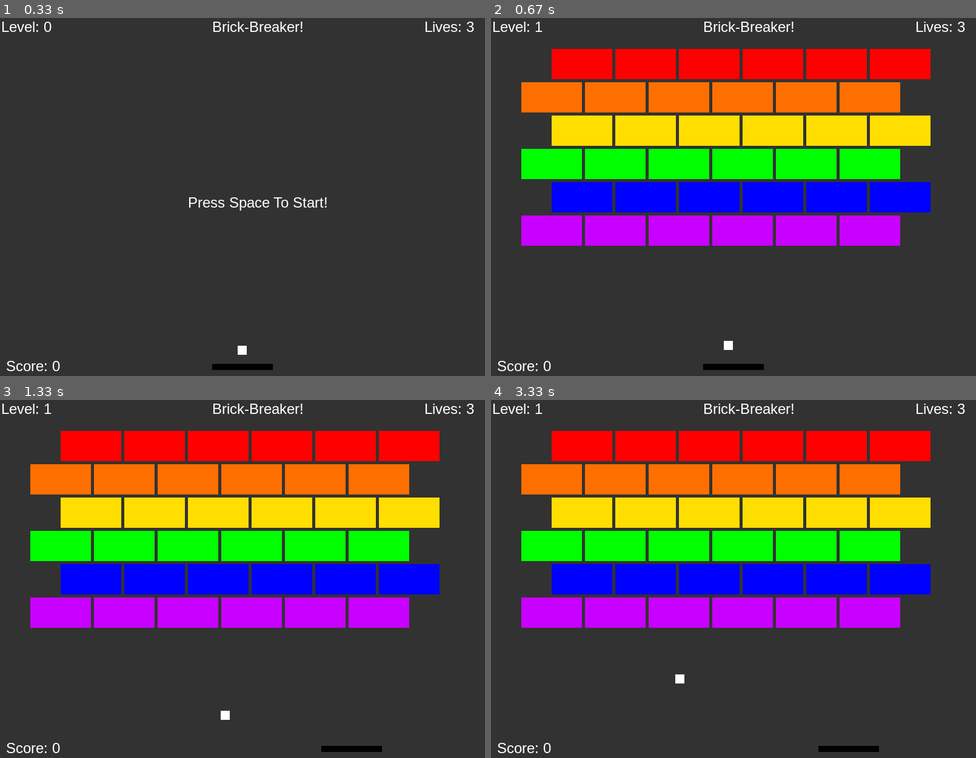
Above: before the commit, frames 1-4 (two rows, left to right).
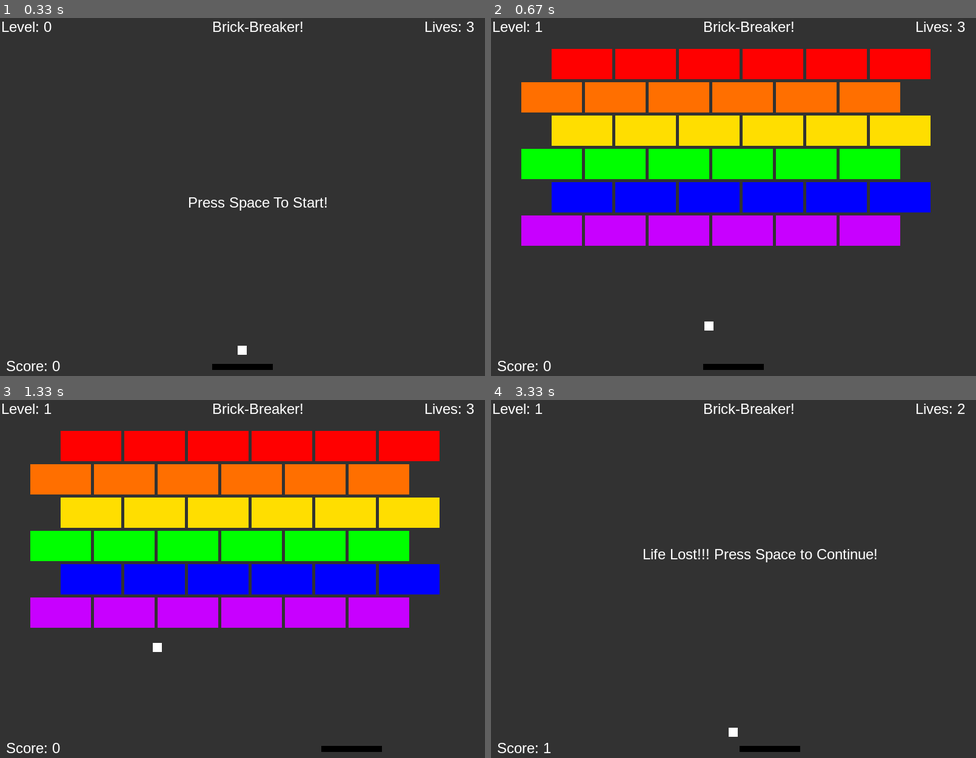
Above: after the commit, the same moments.

Repository: ShaishavShah04/PygameBrickBreaker
Game: pygame game, started from engine.py
The game is run twice, just before and just after one commit, with the same random seed, the same clock (stepped at 60 frames per second) and the same inputs.
Inputs:
- Up to frame 1 (0.33 s): no input
- Up to frame 2 (0.67 s): tap Space at 0.33 s
- Up to frame 3 (1.33 s): hold D 0.67-1.13 s; hold D from 1.17 s (still down)
- Up to frame 4 (3.33 s): release D at 1.63 s; hold A 1.67-2.2 s; hold A 2.23-2.63 s; hold D 2.67-3.3 s

Frame 1 is identical in both runs. In frame 2, 0.1% of the frame differs, in the area x 44-50%, y 84-93%; in frame 3, 0.1%; in frame 4, 39%, in the area x 6-98%, y 1-99%.

Commit message:
Added infintie levels, and worked on bouncing off paddle...Also added more comments

Diff:
--- a/block_ball_paddle.py
+++ b/block_ball_paddle.py
@@ -1,8 +1,13 @@
 # 2020 - 05 - 25
 # Shaishav Shah
+
+"""
+Classes for block, paddle, and ball
+"""
+
 from window import Window
 from sprite import Sprite
-import pygame
+from pygame import K_d, K_a, K_s, K_w, K_SPACE
 from loader import GREEN
 from random import randrange
 
@@ -10,85 +15,72 @@
     def __init__(self,window,height,width):
         Sprite.__init__(self,window)
         self.setDimensions(width,height)
-        self.hit = False
+        self.hit = False # Variable to see if it is hit or not
 
     # -- Modify Method
-    def blockmoves(self, level,direction):
+    def blockmoves(self, level,direction): # For the shake effect in level 2
         if level > 1:
-            self.setPOS(self.getX()+(direction*3), self.getY())
+            self.setPOS(self.getX()+(direction*2), self.getY())
+
+        """
+        def checkCollision(self,ball):
+            if self.sprite.get_rect(x=self.x, y=self.y).colliderect(ball.getSprite().get_rect(x=ball.getX(), y=ball.getY())):
+                self.hit = True
+                print(ball.getX(),self.getX(),self.getX()+self.getWidth())
+                # Border Find
+                if self.getX()+5 >= ball.getX() >= (self.getX() - 10): # Left edge
+                    print('l')
+                    return 1
+                elif (self.getX()+self.getWidth()-10) <= ball.getX() <= (self.getX()+self.getWidth()+5): # Right edge
+                    print('r')
+                    return 1
+                else:
+                    print("Top/bottom")
+                    return 2
+        """ # Old collisions
 
     def checkCollision(self,ball):
-        if self.sprite.get_rect(x=self.x, y=self.y).colliderect(ball.getSprite().get_rect(x=ball.getX(), y=ball.getY())):
-            self.hit = True
-            print(ball.getX(),self.getX(),self.getX()+self.getWidth())
-            # Border Find
-            if self.getX()+5 >= ball.getX() >= (self.getX() - 10): # Left edge
-                print('l')
-                return 1
-            elif (self.getX()+self.getWidth()-10) <= ball.getX() <= (self.getX()+self.getWidth()+5): # Right edge
-                print('r')
-                return 1
-            else:
-                print("Top/bottom")
-                return 2
-
-    def checkCollision2(self,ball):
-
 
         # Collisions
         if self.getRect().colliderect(ball.getRect()): # If any overlap between block and ball
-
+            self.hit = True # Set block to disappear
             # Variables inside if-statement to save memory
             t_l = (ball.getX(), ball.getY())  # Top left corner
             t_r = (ball.getX() + ball.getWidth(), ball.getY())
             b_r = (ball.getX() + ball.getWidth(), ball.getY() + ball.getHeight())
             b_l = (ball.getX(), ball.getY() + ball.getHeight())
             # Collision testing
+
             if t_l[0] >= (self.getX() + self.getWidth() - 5) and b_l[0] >= (self.getX() + self.getWidth() - 5) and t_l[1] <= (self.getY()+ self.getHeight()+5) and b_l[1] >= (self.getY() - 5): # Left edge collision
-                print("Left")
-                return 1
+                return 1 # Left
             elif t_r[0] <= (self.getX()+5) and b_r[0] <= (self.getX()+5) and t_r[1] <= (self.getY()+ self.getHeight()+5) and b_r[1] >= (self.getY() - 5):
-                print("Right")
-                return 1
+                return 1 # Right
             else:
-                print("Top or bottom")
-                return 2
-
-
-
-
-
-
-
-
-
-
-
-
+                return 2 # Top/Bottom
 
     # -- Getter Method
     def checkHit(self):
         return self.hit
-
 
 
 class Ball(Sprite):
     def __init__(self,window,size):
         Sprite.__init__(self,window)
         self.setDimensions(size,size)
-        self.dirX = randrange(-1,2,2)
+        self.dirX = randrange(-1,2,2) # Randomize direction
         self.dirY = randrange(-1,2,2)
-        self.speed = 1
-
-    def moveWASD(self,keypresses):
-        if keypresses[pygame.K_d] == 1:
+        self.speed = 5
+
+
+    def moveWASD(self,keypresses): # USED for testing
+        if keypresses[K_d] == 1:
             self.x += self.speed
-        if keypresses[pygame.K_a] == 1:
+        if keypresses[K_a] == 1:
             self.x -= self.speed
 
-        if keypresses[pygame.K_w] == 1:
+        if keypresses[K_w] == 1:
             self.y -= self.speed
-        if keypresses[pygame.K_s] == 1:
+        if keypresses[K_s] == 1:
             self.y += self.speed
 
         # chk x
@@ -104,31 +96,9 @@
             self.y = 0
         self.pos = (self.x, self.y)
 
-    def bounceEverywhere(self, frame):
-        self.x += self.DirX * self.spd
-        self.y += self.DirY * self.spd
-        #
-        if self.x > frame.GetVW() - self.width:
-            self.x = frame.GetVW() - self.width
-            self.DirX = -1
-        elif self.x < 0:
-            self.x = 0
-            self.DirX = 1
-        #
-        if self.y > frame.GetVH() - self.height:
-            self.y = frame.GetVH() - self.height
-            self.DirY = -1
-        elif self.y < 0:
-            self.y = 0
-            self.DirY = 1
-        #
-        self.pos = (self.x, self.y)
-
-
-
-
-    def bouncearound(self,bounce):
-
+
+    def bouncearound(self,bounce): # Standard bouncing around function... nothing interesting
+                                    # Bounce is returned to indicate whether ball has touched floor or not
         self.x += self.speed * self.dirX
         self.y += self.speed * self.dirY
 
@@ -142,13 +112,14 @@
         if self.y > self.window.getHeight() - self.height:
             self.y = self.window.getHeight() - self.height
             self.dirY = -1
-            return -1
+            return -1 # Look at description above
+
         elif self.y < 0:
             self.y = 0
             self.dirY = 1
         #
         self.pos = (self.x, self.y)
-        return bounce
+        return bounce # Bounce explained above
 
     def bouncehorizontal(self):
         self.dirX *= -1
@@ -156,14 +127,14 @@
     def bouncevertical(self):
         self.dirY *= -1
 
-    def bounceboth(self):
+    def bounceboth(self): # May implement for corners... But I think it would make it look bad... and the chances of ball hitting the corner exactly are small
         self.bouncevertical()
         self.bouncehorizontal()
 
-    def setmiddle(self):
+    def setmiddle(self): # For restarts / new level / life lost
         self.setPOS(self.window.getWidth()/2 - self.getWidth()/2 , 550)
 
-    def randomdirection(self):
+    def randomdirection(self): # After restart
         self.dirX = randrange(-1, 2, 2) # Either Left or Right
         self.dirY = -1
 
@@ -176,11 +147,11 @@
 
     # -- Modify Methods
 
-    def move(self,keys):
-
-        if keys[pygame.K_d] == 1:
+    def move(self,keys): # Only left / Right movement
+
+        if keys[K_d] == 1:
             self.x += self.speed
-        if keys[pygame.K_a] == 1:
+        if keys[K_a] == 1:
             self.x -= self.speed
 
         if self.x > self.window.getWidth() - self.sprite.get_rect().width:
@@ -191,8 +162,17 @@
         self.pos = (self.x, self.y)
 
     def checkCollision(self,ball):
-        return self.sprite.get_rect(x=self.x, y=self.y).colliderect(ball.getSprite().get_rect(x=ball.getX(), y=ball.getY()))
-
+        if self.sprite.get_rect(x=self.x, y=self.y).colliderect(ball.getSprite().get_rect(x=ball.getX(), y=ball.getY())):
+            #
+            b_r = (ball.getX() + ball.getWidth(), ball.getY() + ball.getHeight())
+            b_l = (ball.getX(), ball.getY() + ball.getHeight())
+            #
+            if b_l[0] <= (self.getX()+self.getWidth()) and b_r[0] >= self.getX():
+                return 1
+            else:
+                return 2
+        else:
+            return 0
 
 
 
@@ -217,7 +197,7 @@
         ball.moveWASD(window.getKeys())
         #bounce = ball.bouncearound(bounce)
         if not block.hit:
-            block.checkCollision2(ball)
+            block.checkCollision(ball)
             if block.hit:
                 if bounce == 1:
                     ball.bouncehorizontal()
--- a/engine.py
+++ b/engine.py
@@ -3,7 +3,6 @@
 """
 Engine for gluing all the things togather... This will also incorporate levels
 """
-from typing import List
 
 from window import Window
 from block_ball_paddle import Block, Ball, Paddle
@@ -32,6 +31,8 @@
         self.nextlevel = Text("Press Space for next level",self.window)
         self.nextlevel.setPOS(self.window.getWidth()/2 - self.nextlevel.getWidth() , self.window.getHeight() - (2*self.nextlevel.getHeight()))
         # Creating Blocks
+        self.createblocks()
+        """
         for i in range(6):
             for j in range(6):
                 temp_starting_array = [100, 50]
@@ -39,8 +40,9 @@
                 self.onscreen.append(Block(self.window,50,100))
                 self.onscreen[-1].setPOS(temp_starting + (j * 105) ,60 + (i*55))
                 self.onscreen[-1].setColor(blockcolors[i])
+        """
         # Back up array with blocks
-        self.array_backup = self.onscreen[:]
+        # self.array_backup = self.onscreen.copy()
         # Creating sprites
         self.ball = Ball(self.window, 15)
         self.ball.setmiddle() # setting ball in starting spot
@@ -53,12 +55,21 @@
     def intro(self):
         if self.chkspace(self.window.getKeys()):
             self.misc.pop()
-            self.level.addtoValue()
+            self.level.add_to_Value()
+
+    def createblocks(self):
+        for i in range(6):
+            for j in range(6):
+                temp_starting_array = [100, 50]
+                temp_starting = temp_starting_array[i%2]
+                self.onscreen.append(Block(self.window,50,100))
+                self.onscreen[-1].setPOS(temp_starting + (j * 105) ,60 + (i*55))
+                self.onscreen[-1].setColor(blockcolors[i])
 
     def run(self):
         ## Var
         halt = False
-        max_move = 5
+        max_move = 15
         move = [-1,1]
         next_level = False
         while True:
@@ -80,7 +91,10 @@
                         self.ball.randomdirection()
                         self.misc = [self.ball, self.player, self.title, self.level,self.score,self.lives]
                         halt = False
+
                 elif next_level:
+                    self.player.setDimensions(100 - (20*self.level.getvalue()),10)
+                    self.player.setPOS(self.window.getWidth() / 2 - self.player.getWidth() / 2, self.window.getHeight() - (2 * self.player.getHeight()))
                     self.misc = [self.ball, self.player, self.title, self.level,self.score,self.lives, self.nextlevel]
                     if self.chkspace(self.window.getKeys()):
                         self.ball.randomdirection()
@@ -90,13 +104,13 @@
                     # Move blocks around for level 2
                     if self.level.getvalue() >= 2:
                         for block in self.onscreen:
-                            block.blockmoves(self.level.getvalue(),move[(max_move//10)%2])
+                            block.blockmoves(self.level.getvalue(),move[(max_move//30)%2])
                         max_move += 1
 
                     # Bounce and checking for losing a life
                     bounce = self.ball.bouncearound(bounce)
                     if bounce == -1:
-                        self.lives.removefromValue()
+                        self.lives.remove_from_Value()
                         if self.lives.getvalue() == 0:
                             continue
                         self.ball.setmiddle()
@@ -105,9 +119,9 @@
 
 
                     for block in self.onscreen:
-                        bounce = block.checkCollision2(self.ball)
+                        bounce = block.checkCollision(self.ball)
                         if block.hit:
-                            self.score.addtoValue()
+                            self.score.add_to_Value()
                             if bounce == 1:
                                 self.ball.bouncehorizontal()
                             elif bounce == 2:
@@ -118,8 +132,8 @@
                             self.onscreen.remove(block)
 
                     if len(self.onscreen) == 0: #
-                        self.level.addtoValue()
-                        self.onscreen = self.array_backup
+                        self.level.add_to_Value()
+                        self.createblocks()
                         for block in self.onscreen:
                             block.hit = False
                             self.ball.setmiddle()
@@ -127,8 +141,11 @@
                         continue
 
                     self.player.move(self.window.getKeys())
-                    if self.player.checkCollision(self.ball):
+
+                    if 1 == self.player.checkCollision(self.ball): # Hits the top flat surface of paddle
                         self.ball.bouncevertical()
+                    elif 2 == self.player.checkCollision(self.ball): # Hits the side of paddle... So technically doesnt bounce ball back up... Will lose a life
+                        self.ball.bouncehorizontal()
 
 
             # Outputs
--- /dev/null
+++ b/main.py
@@ -0,0 +1,13 @@
+# 2020 - 05 - 29
+# Shaishav Shah
+# Brick - Breaker
+
+"""
+Run Brick Breaker from here:
+"""
+from engine import Game
+from pygame import init
+if __name__ == "__main__":
+    init()
+    game =  Game()
+    game.run()
--- a/sprite.py
+++ b/sprite.py
@@ -7,7 +7,7 @@
 
 class Sprite:
 
-    def __init__(self,window,x = 0, y = 0,color = (255,255,255)):
+    def __init__(self,window,x = 0, y = 0,color = (255,255,255)): # Default white color
         self.width = 100
         self.height = 100
         self.dimensions = (self.width,self.height)
@@ -24,7 +24,7 @@
     def updateSprite(self):
         self.dimensions = (self.width, self.height)
         self.sprite = Surface(self.dimensions, SRCALPHA, 32)
-        self.sprite.fill(self.color)
+        self.sprite.fill(self.color) # For color
 
     def setWidth(self, w):
         self.width = w
@@ -61,7 +61,7 @@
     def getSprite(self):
         return self.sprite
 
-    def getRect(self):
+    def getRect(self): # Makes the collisions a bit easier to code
         return self.sprite.get_rect(x=self.x, y=self.y)
 
     def getPOS(self):
--- a/text.py
+++ b/text.py
@@ -14,21 +14,21 @@
         Sprite.__init__(self,window,x,y)
         self.value = value
         self.phrase = phrase
-        self.content = phrase + str(self.value)
+        self.content = phrase + str(self.value) # For things such as "Level: X"
         self.fontFam = fontFam
         self.fontSize = fontsize
         self.color = WHITE
         self.font =  font.SysFont(self.fontFam, self.fontSize)
         self.sprite = self.font.render(self.content,1,self.color)
 
-    # Modify #-- Only for levels text
+    # Modify #-- Only for certain scenarios
 
-    def addtoValue(self):
+    def add_to_Value(self):
         self.value += 1
         self.content = self.phrase + str(self.value)
         self.sprite = self.font.render(self.content,1,self.color)
 
-    def removefromValue(self):
+    def remove_from_Value(self):
         self.value -= 1
         self.content = self.phrase + str(self.value)
         self.sprite = self.font.render(self.content,1,self.color)
--- a/window.py
+++ b/window.py
@@ -11,12 +11,14 @@
 
 class Window:
     def __init__(self):
+        # Loader values
         self.title = TITLE
         self.fps = FPS
         self.height = HEIGHT
         self.width = WIDTH
         self.screenDimensions = (self.width, self.height)
         self.background = GREY
+        #
         self.frame = pygame.time.Clock()
         self.screen = pygame.display.set_mode(self.screenDimensions)
         self.screen.fill(self.background)
@@ -25,7 +27,7 @@
 
     # --- Modify
 
-    def run(self):
+    def run(self): # Only for testing.... Not in the actual engine
         while True:
             # --- Inputs
             self.getEvents()
